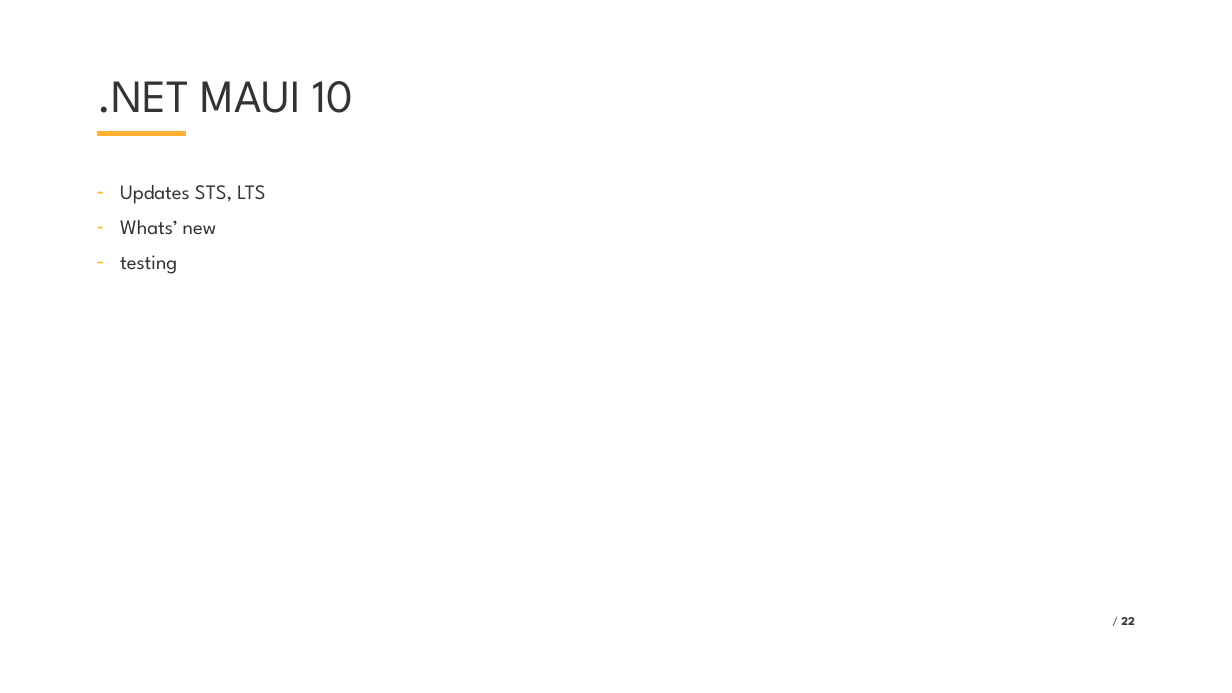
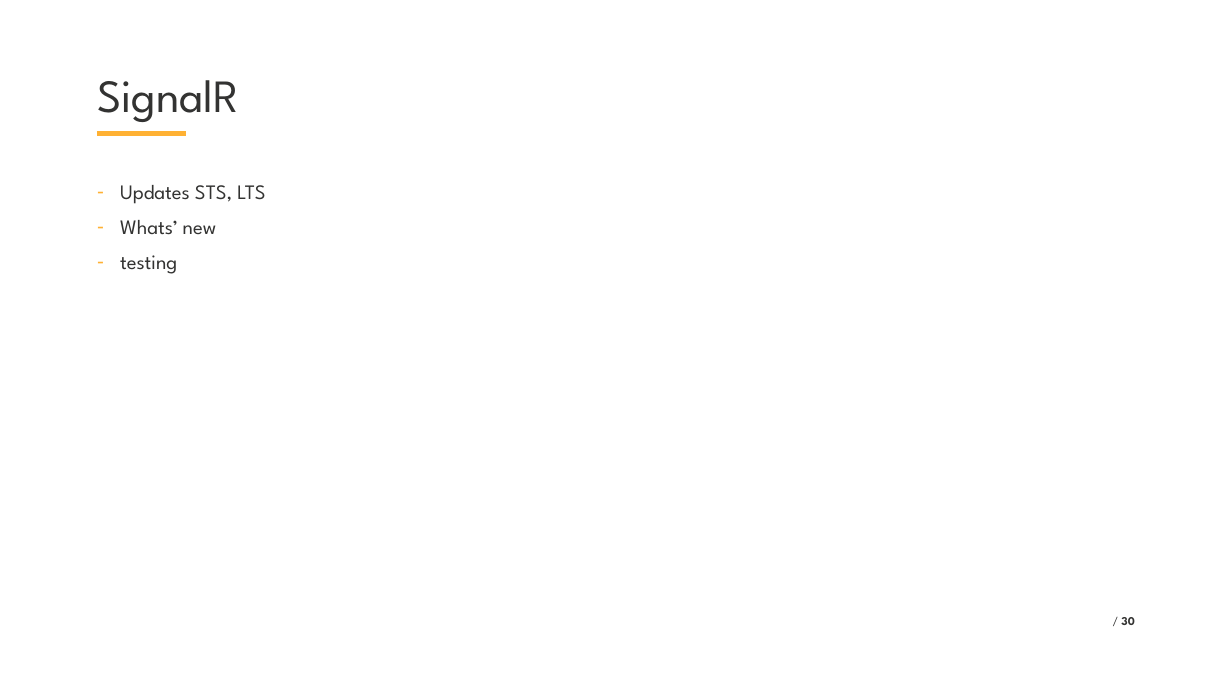
Before and after one commit to VladislavAntonyuk/AICalendar, a slide deck: slide 30 of .NET Conf 2025 - Ukraine (Eng).pptx (slide 22 before the commit). Drawn at 1232x693 pixels with LibreOffice and Linux fonts; fonts in the diff are those of the drawing; background and template pictures are left out. Boxes give left, top, right and bottom in pixels: in the first picture for what was removed or moved away, otherwise in the second. Text is boxed around its words. In the diff, an @@ line names an element or a change of style, - is before the commit and + after.

Commit message:
Adds SignalR integration for real-time updates
Implements SignalR to provide real-time calendar updates to users.

This enhancement ensures that all users receive immediate notifications when events are created, modified, or deleted, delivering a more responsive and synchronized experience.

Also, enhances authentication with token caching and email extraction.

```diff
--- a/.NET Conf 2025 - Ukraine (Eng).pptx
+++ b/.NET Conf 2025 - Ukraine (Eng).pptx
@@ title at (x1=97, y1=80, x2=239, y2=122): text changed @@
-.NET MAUI 10
+SignalR
@@ page number at (x1=1121, y1=617, x2=1135, y2=625): text changed @@
-/ 22
+/ 30
```
Also in this commit, not shown: 10 other slides changed, 12 slides added, 3 slides removed, 43 other files.
